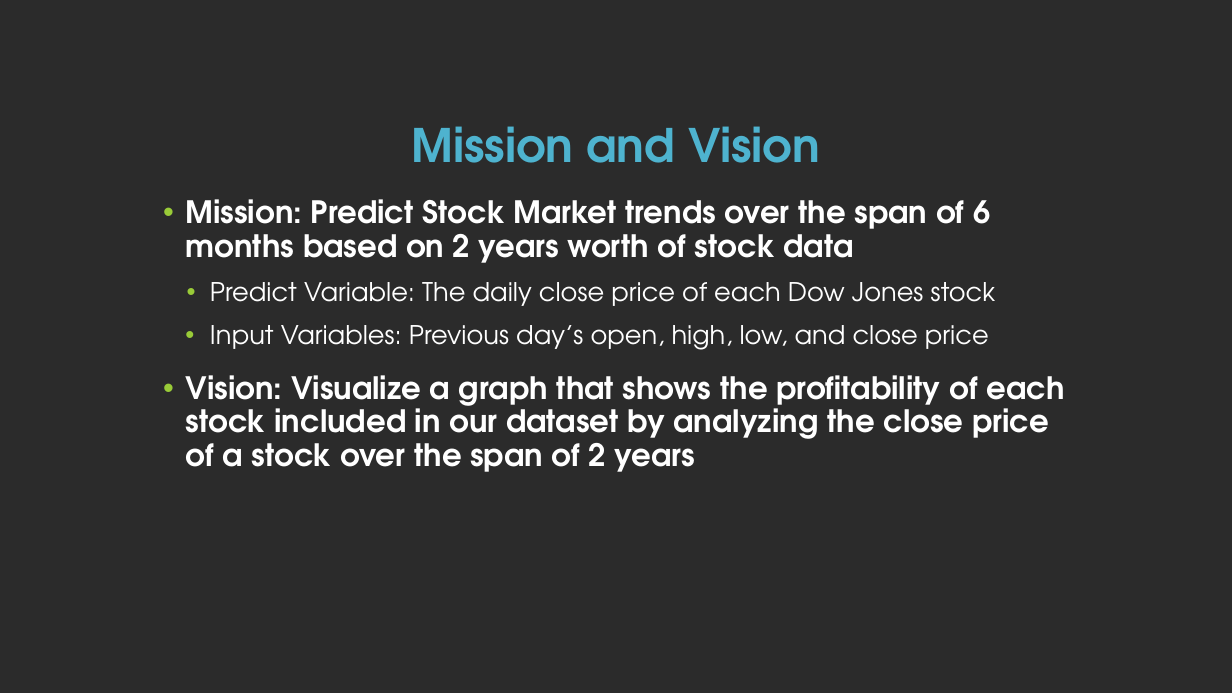
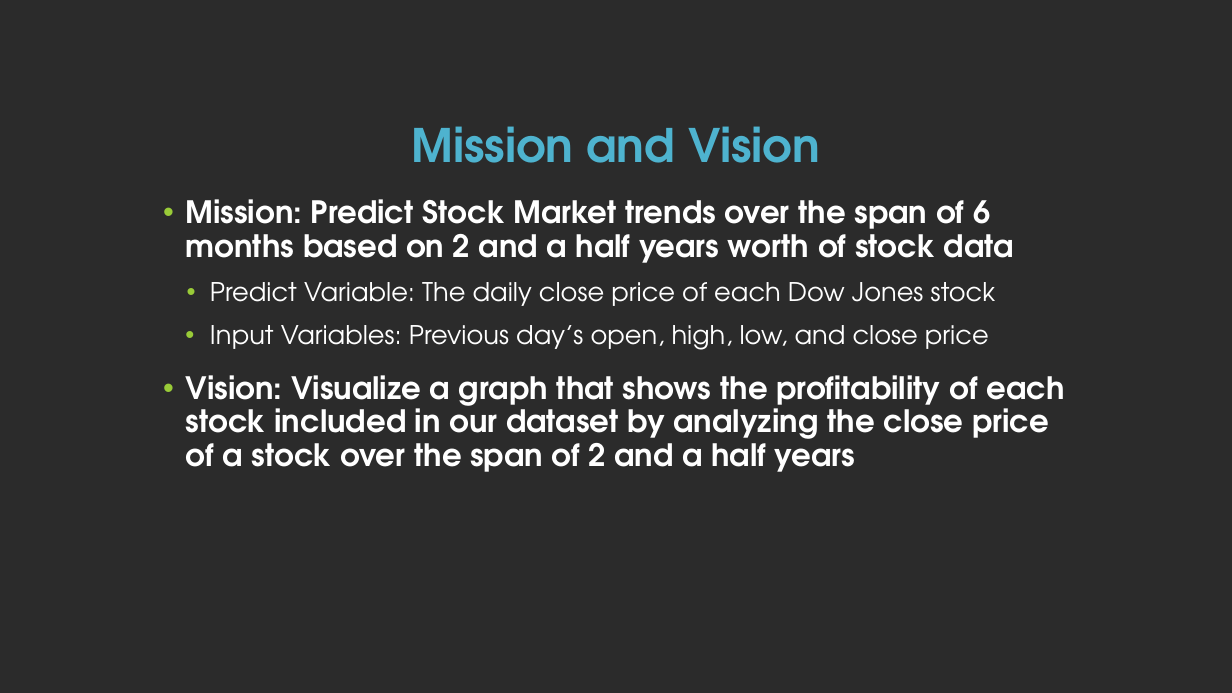
Before and after one commit to sankmish/Keras-Stock-Predictor, a slide deck: slide 2 of Keras Stock Predictor.pptx. Drawn at 1232x693 pixels with LibreOffice and Linux fonts; fonts in the diff are those of the drawing; background and template pictures are left out; a plain dark background stands for a picture behind light text. Boxes give left, top, right and bottom in pixels: in the first picture for what was removed or moved away, otherwise in the second. Text is boxed around its words. In the diff, an @@ line names an element or a change of style, - is before the commit and + after.

```diff
--- a/Keras Stock Predictor.pptx
+++ b/Keras Stock Predictor.pptx
@@ text at [186,199,1014,263]: text changed @@
-• Mission: Predict Stock Market trends over the span of 6 months based on 2 years worth of stock data
+• Mission: Predict Stock Market trends over the span of 6 months based on 2 and a half years worth of stock data
@@ text at [186,375,1064,472]: text changed @@
-• Vision: Visualize a graph that shows the profitability of each stock included in our dataset by analyzing the close price of a stock over the span of 2 years
+• Vision: Visualize a graph that shows the profitability of each stock included in our dataset by analyzing the close price of a stock over the span of 2 and a half years
```
Also in this commit, not shown: 1 other slide changed.
